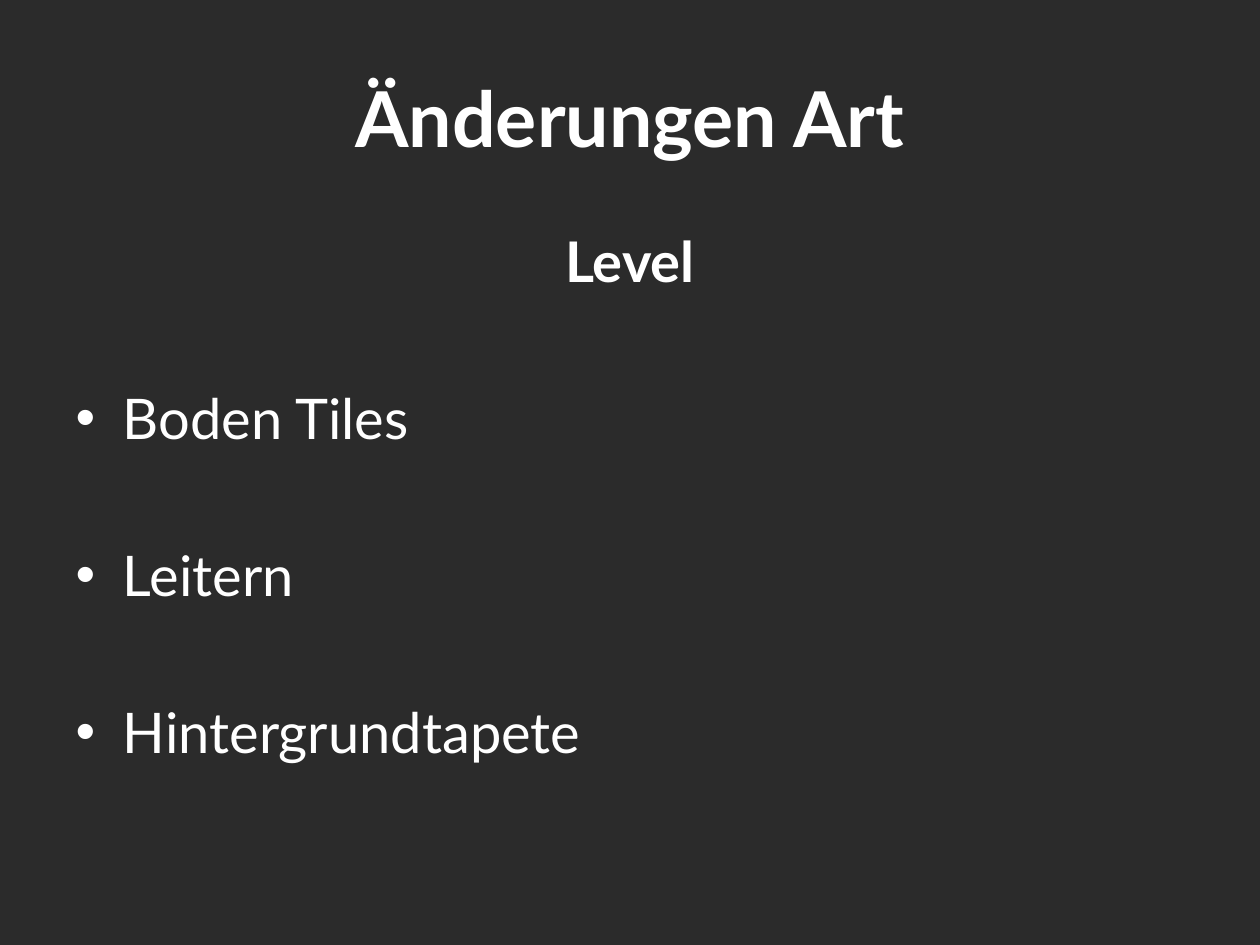
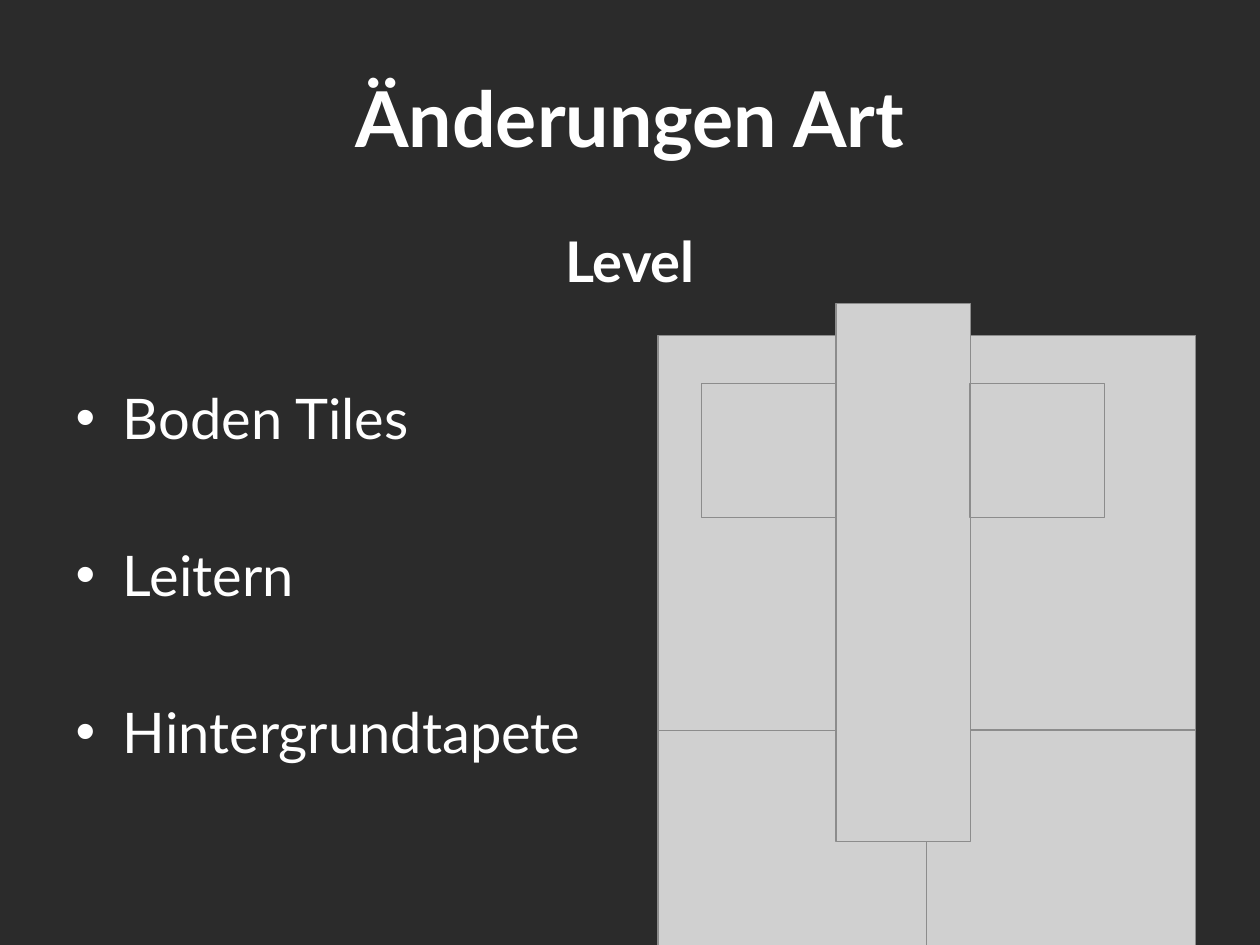
Before and after one commit to Assertores/HammerMan, a slide deck: slide 11 of Documentation/PowerPoint/HammerjaegerGate02.pptx (slide 10 before the commit). Drawn at 1260x945 pixels with LibreOffice and Linux fonts; fonts in the diff are those of the drawing; grey boxes stand for pictures; background and template pictures are left out; a plain dark background stands for a picture behind light text. Boxes give left, top, right and bottom in pixels: in the first picture for what was removed or moved away, otherwise in the second. Text is boxed around its words. In the diff, an @@ line names an element or a change of style, - is before the commit and + after.

```diff
--- a/Documentation/PowerPoint/HammerjaegerGate02.pptx
+++ b/Documentation/PowerPoint/HammerjaegerGate02.pptx
@@ picture added at box(837, 304, 971, 842) @@
@@ picture added at box(658, 335, 926, 738) @@
@@ picture added at box(927, 335, 1196, 738) @@
@@ picture added at box(701, 383, 835, 518) @@
@@ picture added at box(835, 383, 970, 518) @@
@@ picture added at box(970, 383, 1105, 518) @@
@@ picture added at box(658, 731, 926, 945) @@
@@ picture added at box(927, 731, 1196, 945) @@
```
Also in this commit, not shown: 8 other slides changed, 2 slides added, 13 other files.
